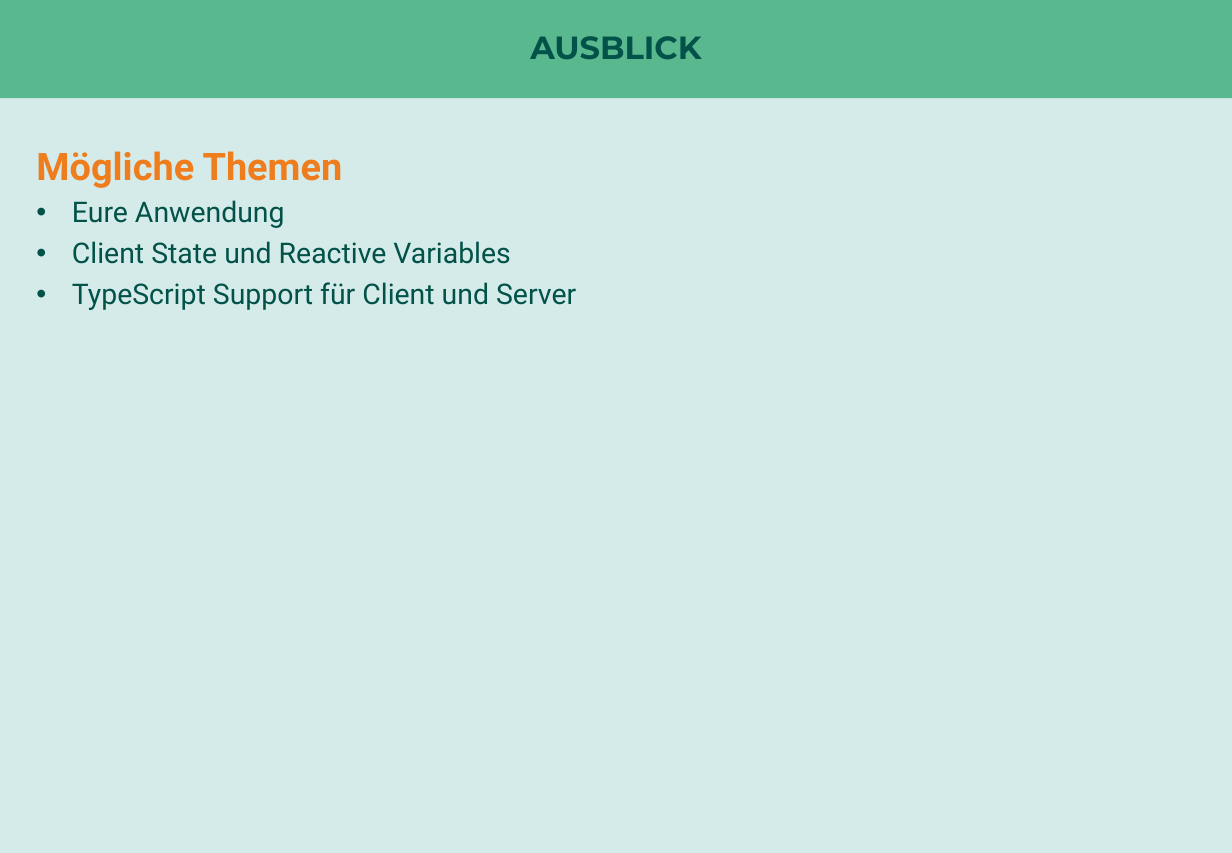
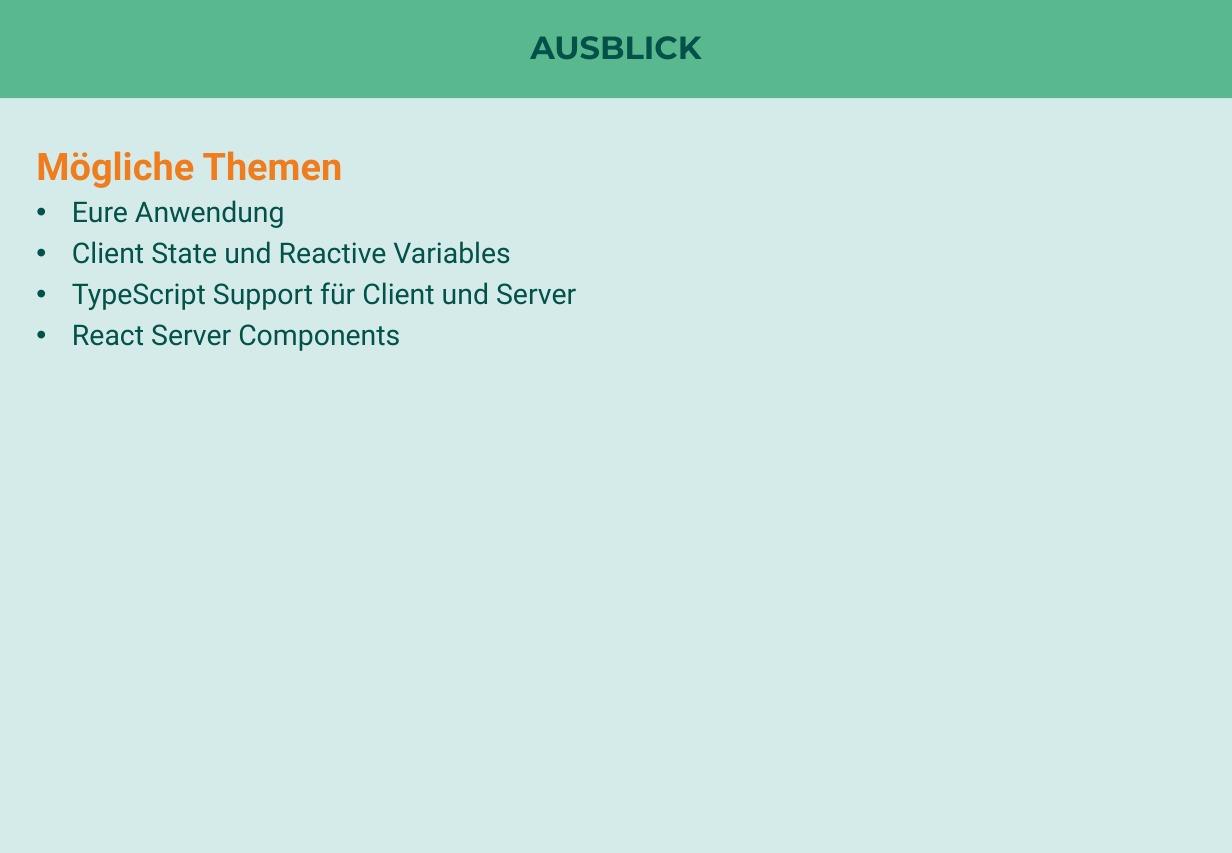
Before and after one commit to nilshartmann/graphql-apollo-workshop, a slide deck: slide 43 of slides/graphql-apollo-client.pptx. Drawn at 1232x853 pixels with LibreOffice and Linux fonts; fonts in the diff are those of the drawing. Boxes give left, top, right and bottom in pixels: in the first picture for what was removed or moved away, otherwise in the second. Text is boxed around its words. In the diff, an @@ line names an element or a change of style, - is before the commit and + after.

```diff
--- a/slides/graphql-apollo-client.pptx
+++ b/slides/graphql-apollo-client.pptx
@@ text at (72, 324, 400, 351): paragraph added @@
+• React Server Components
```
Also in this commit, not shown: 1 other file.
